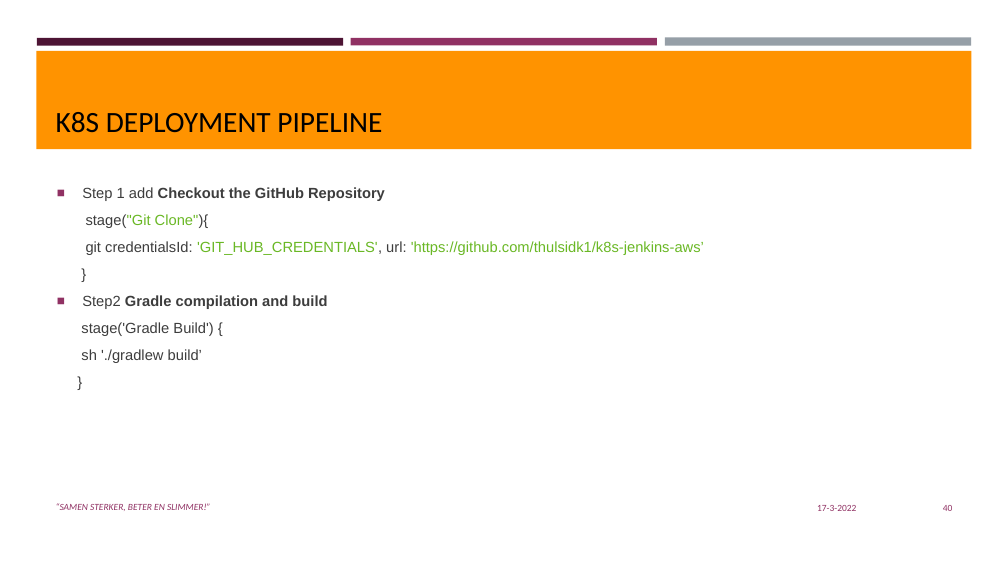
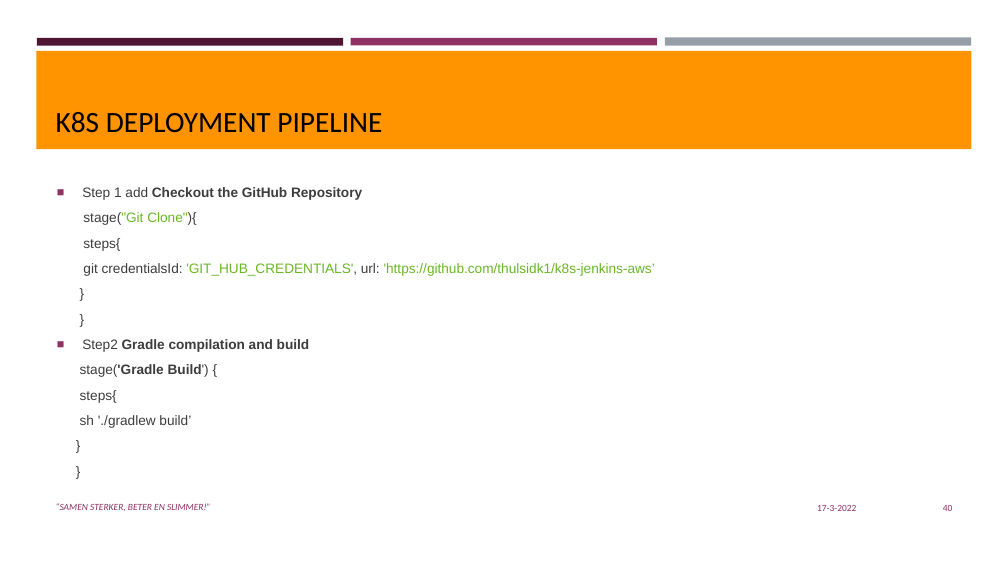
Before and after one commit to thulsidk1/k8s-jenkins-aws, a slide deck: slide 40 of Jenkins-Deploy-toK8S.pptx. Drawn at 1008x567 pixels with LibreOffice and Linux fonts; fonts in the diff are those of the drawing; background and template pictures are left out. Boxes give left, top, right and bottom in pixels: in the first picture for what was removed or moved away, otherwise in the second. Text is boxed around its words. In the diff, an @@ line names an element or a change of style, - is before the commit and + after.

```diff
--- a/Jenkins-Deploy-toK8S.pptx
+++ b/Jenkins-Deploy-toK8S.pptx
@@ text at <box>80,187,655,428</box>: paragraph added @@
+}
@@ text at <box>80,187,655,428</box>: paragraph added @@
+}
@@ text at <box>80,187,655,428</box>: size 14 to 12.9 pt; bold on in "stage('Gradle Build')" @@
@@ text at <box>83,238,120,251</box>: paragraph added @@
+steps{
@@ text at <box>80,390,117,403</box>: paragraph added @@
+steps{
```
Also in this commit, not shown: 9 other slides changed.
